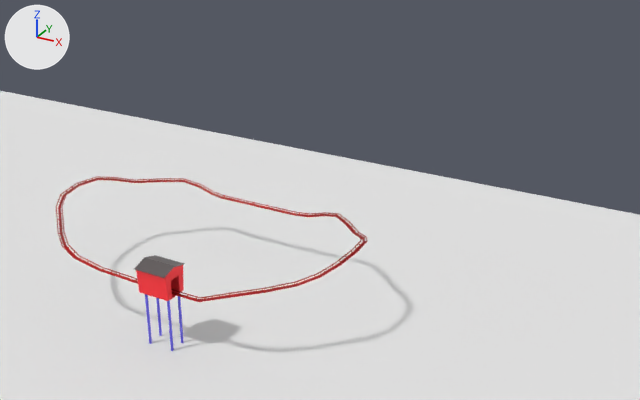
Two versions of the Blender file project/presentation/renders/iteration1.blend, one commit apart.
Rendered twice from a 50 mm lens placed at (34.0, -43.9, 31.8), pointed at (4.3, 9.9, 4.9). Arrows for +X, +Y and +Z are at upper left; the lights stay in place.

The first picture shows 'House', 'Plane', 'tracks'.
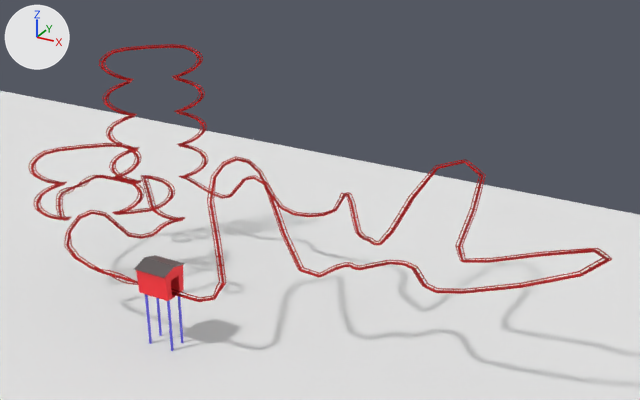
What differs and where, as boxes (x1, y1, x2, y2) in the pictures (640 x 400 px):
'tracks', reshaped (87% wider, 104% taller): before (56, 176, 368, 302); after (28, 44, 612, 302)

The change, as a list of edits to the scene's bpy script:
```text
Change cu_trackcurve:
    remove _sp.points.foreach_set('co', [0.0, 0.0, 0.0, 1.0, 2.772, 0.0, 1.148, 1.0, 6.307, 3.536, 1.148, 1.0, 8.267, 5.495, 2.296, 1.0, 8.267, 10.5, 2.296, 1.0, 6.307, 12.46, 1.148, 1.0, 2.772, 15.99, 1.148, 1.0, 0.0, 15.99, 0.0, 1.0, -3.0, 15.99, 0.0, 1.0, -8.0, 15.99, 0.0, 1.0, -10.0, 15.99, 0.0, 1.0, -12.77, 15.99, 1.148, 1.0, -16.31, 12.46, 1.148, 1.0, -18.27, 10.5, 2.296, 1.0, -18.27, 5.495, 2.296, 1.0, -16.31, 3.536, 1.148, 1.0, -12.77, 0.0, 1.148, 1.0, -10.0, 0.0, 0.0, 1.0, 0.0, 0.0, 0.0, 1.0])
    _sp: cu_trackcurve.splines.new('NURBS'); _sp.points.add(18) -> cu_trackcurve.splines.new('NURBS'); _sp.points.add(166)
    add _sp.points.foreach_set('co', [0.0, 0.0, 0.0, 1.0, 2.772, 0.0, 1.148, 1.0, -3.761, 6.533, 4.975, 1.0, -2.701, 7.593, 7.573, 1.0, -1.286, 9.008, 7.573, 1.0, -0.226, 10.07, 4.975, 1.0, 6.307, 3.536, 1.148, 1.0, 8.267, 5.495, 2.296, 1.0, 8.974, 6.202, 2.296, 1.0, 9.681, 5.495, 2.296, 1.0, 11.18, 8.093, 2.296, 1.0, 13.18, 8.093, 2.296, 1.0, 14.68, 5.495, 2.296, 1.0, 16.68, 5.495, 2.296, 1.0, 25.92, 5.495, 6.123, 1.0, 25.92, 10.5, 6.123, 1.0, 16.68, 10.5, 2.296, 1.0, 14.68, 10.5, 2.296, 1.0, 14.68, 19.73, 6.123, 1.0, 9.681, 19.73, 6.123, 1.0, 9.681, 10.5, 2.296, 1.0, 8.974, 9.788, 2.296, 1.0, 8.267, 10.5, 2.296, 1.0, 6.307, 12.46, 1.148, 1.0, 5.247, 13.52, 3.746, 1.0, 3.832, 14.93, 3.746, 1.0, 2.772, 15.99, 1.148, 1.0, 0.0, 15.99, 0.0, 1.0, -3.0, 15.99, 0.0, 1.0, -4.5, 15.99, 2.598, 1.0, -6.5, 15.99, 2.598, 1.0, -8.0, 15.99, 0.0, 1.0, -10.0, 15.99, 0.0, 1.0, -12.77, 15.99, 1.148, 1.0, -12.77, 15.07, 1.531, 1.0, -12.12, 14.41, 1.913, 1.0, -11.19, 14.41, 2.296, 1.0, -10.54, 15.07, 2.679, 1.0, -10.54, 15.99, 3.061, 1.0, -11.19, 16.64, 3.444, 1.0, -12.12, 16.64, 3.827, 1.0, -12.77, 15.99, 4.21, 1.0, -12.77, 15.07, 4.592, 1.0, -12.12, 14.41, 4.975, 1.0, -11.19, 14.41, 5.358, 1.0, -10.54, 15.07, 5.74, 1.0, -10.54, 15.99, 6.123, 1.0, -11.19, 16.64, 6.506, 1.0, -12.12, 16.64, 6.888, 1.0, -12.77, 15.99, 7.271, 1.0, -12.77, 15.07, 7.654, 1.0, -12.12, 14.41, 8.036, 1.0, -11.19, 14.41, 8.419, 1.0, -10.54, 15.07, 8.802, 1.0, -10.54, 15.99, 9.184, 1.0, -11.19, 16.64, 9.567, 1.0, -12.12, 16.64, 9.95, 1.0, -12.77, 15.99, 10.33, 1.0, -12.77, 15.07, 10.72, 1.0, -12.12, 14.41, 11.1, 1.0, -11.19, 14.41, 11.48, 1.0, -10.54, 15.07, 11.86, 1.0, -10.54, 15.99, 12.25, 1.0, -11.19, 16.64, 12.63, 1.0, -12.12, 16.64, 13.01, 1.0, -12.77, 15.99, 13.39, 1.0, -16.31, 12.46, 13.39, 1.0, -16.96, 11.8, 13.01, 1.0, -16.96, 10.88, 12.63, 1.0, -16.31, 10.22, 12.25, 1.0, -15.38, 10.22, 11.86, 1.0, -14.73, 10.88, 11.48, 1.0, -14.73, 11.8, 11.1, 1.0, -15.38, 12.46, 10.72, 1.0, -16.31, 12.46, 10.33, 1.0, -16.96, 11.8, 9.95, 1.0, -16.96, 10.88, 9.567, 1.0, -16.31, 10.22, 9.184, 1.0, -15.38, 10.22, 8.802, 1.0, -14.73, 10.88, 8.419, 1.0, -14.73, 11.8, 8.036, 1.0, -15.38, 12.46, 7.654, 1.0, -16.31, 12.46, 7.271, 1.0, -16.96, 11.8, 6.888, 1.0, -16.96, 10.88, 6.506, 1.0, -16.31, 10.22, 6.123, 1.0, -15.38, 10.22, 5.74, 1.0, -14.73, 10.88, 5.358, 1.0, -14.73, 11.8, 4.975, 1.0, -15.38, 12.46, 4.592, 1.0, -16.31, 12.46, 4.21, 1.0, -16.96, 11.8, 3.827, 1.0, -16.96, 10.88, 3.444, 1.0, -16.31, 10.22, 3.061, 1.0, -15.38, 10.22, 2.679, 1.0, -14.73, 10.88, 2.296, 1.0, -14.73, 11.8, 1.913, 1.0, -15.38, 12.46, 1.531, 1.0, -16.31, 12.46, 1.148, 1.0, -18.27, 10.5, 2.296, 1.0, -18.27, 9.495, 2.296, 1.0, -18.27, 8.495, 2.296, 1.0, -18.27, 7.495, 2.296, 1.0, -18.27, 6.495, 2.296, 1.0, -18.27, 5.495, 2.296, 1.0, -16.31, 3.536, 1.148, 1.0, -15.38, 3.536, 1.531, 1.0, -14.73, 2.882, 1.913, 1.0, -14.73, 1.958, 2.296, 1.0, -15.38, 1.305, 2.679, 1.0, -16.31, 1.305, 3.061, 1.0, -16.96, 1.958, 3.444, 1.0, -16.96, 2.882, 3.827, 1.0, -16.31, 3.536, 4.21, 1.0, -15.38, 3.536, 4.592, 1.0, -14.73, 2.882, 4.975, 1.0, -14.73, 1.958, 5.358, 1.0, -15.38, 1.305, 5.74, 1.0, -16.31, 1.305, 6.123, 1.0, -16.96, 1.958, 6.506, 1.0, -16.96, 2.882, 6.888, 1.0, -16.31, 3.536, 7.271, 1.0, -12.77, 7.071, 7.271, 1.0, -12.12, 7.724, 6.888, 1.0, -11.19, 7.724, 6.506, 1.0, -10.54, 7.071, 6.123, 1.0, -10.54, 6.147, 5.74, 1.0, -11.19, 5.494, 5.358, 1.0, -12.12, 5.494, 4.975, 1.0, -12.77, 6.147, 4.592, 1.0, -12.77, 7.071, 4.21, 1.0, -12.12, 7.724, 3.827, 1.0, -11.19, 7.724, 3.444, 1.0, -10.54, 7.071, 3.061, 1.0, -10.54, 6.147, 2.679, 1.0, -11.19, 5.494, 2.296, 1.0, -12.12, 5.494, 1.913, 1.0, -12.77, 6.147, 1.531, 1.0, -12.77, 7.071, 1.148, 1.0, -11.36, 8.485, 1.148, 1.0, -10.43, 8.485, 1.531, 1.0, -9.78, 9.139, 1.913, 1.0, -9.78, 10.06, 2.296, 1.0, -10.43, 10.72, 2.679, 1.0, -11.36, 10.72, 3.061, 1.0, -12.01, 10.06, 3.444, 1.0, -12.01, 9.139, 3.827, 1.0, -11.36, 8.485, 4.21, 1.0, -7.822, 4.95, 4.21, 1.0, -7.169, 4.296, 3.827, 1.0, -6.245, 4.296, 3.444, 1.0, -5.591, 4.95, 3.061, 1.0, -5.591, 5.874, 2.679, 1.0, -6.245, 6.527, 2.296, 1.0, -7.169, 6.527, 1.913, 1.0, -7.822, 5.874, 1.531, 1.0, -7.822, 4.95, 1.148, 1.0, -9.236, 3.536, 1.148, 1.0, -10.3, 2.475, 3.746, 1.0, -11.71, 1.061, 3.746, 1.0, -12.77, 0.0, 1.148, 1.0, -10.0, 0.0, 0.0, 1.0, -8.0, 0.0, 0.0, 1.0, -6.0, 0.0, 0.0, 1.0, -4.0, 0.0, 0.0, 1.0, -2.0, 0.0, 0.0, 1.0, 0.0, 0.0, 0.0, 1.0])
    add _sp.points.foreach_set('tilt', [0.0, 0.0, 0.0, 0.0, 0.0, 0.0, 0.0, 0.0, 0.0, 0.0, 0.0, 0.0, 0.0, 0.0, 0.0, 0.0, 0.0, 0.0, 0.0, 0.0, 0.0, 0.0, 0.0, 0.0, 0.0, 0.0, 0.0, 0.0, 0.0, 0.0, 0.0, 0.0, 0.0, 0.0, 0.0, 0.0, 0.0, 0.0, 0.0, 0.0, 0.0, 0.0, 0.0, 0.0, 0.0, 0.0, 0.0, 0.0, 0.0, 0.0, 0.0, 0.0, 0.0, 0.0, 0.0, 0.0, 0.0, 0.0, 0.0, 0.0, 0.0, 0.0, 0.0, 0.0, 0.0, 0.0, 0.0, 0.0, 0.0, 0.0, 0.0, 0.0, 0.0, 0.0, 0.0, 0.0, 0.0, 0.0, 0.0, 0.0, 0.0, 0.0, 0.0, 0.0, 0.0, 0.0, 0.0, 0.0, 0.0, 0.0, 0.0, 0.0, 0.0, 0.0, 0.0, 0.0, 0.0, 0.0, 0.0, 0.0, 1.257, 2.513, 3.77, 5.027, 6.283, 6.283, 6.283, 6.283, 6.283, 6.283, 6.283, 6.283, 6.283, 6.283, 6.283, 6.283, 6.283, 6.283, 6.283, 6.283, 6.283, 6.283, 6.283, 6.283, 6.283, 6.283, 6.283, 6.283, 6.283, 6.283, 6.283, 6.283, 6.283, 6.283, 6.283, 6.283, 6.283, 6.283, 6.283, 6.283, 6.283, 6.283, 6.283, 6.283, 6.283, 6.283, 6.283, 6.283, 6.283, 6.283, 6.283, 6.283, 6.283, 6.283, 6.283, 6.283, 6.283, 6.283, 6.283, 6.283, 6.283, 6.283, 4.712, 3.142, 1.571, 0.0, 0.0])
```
